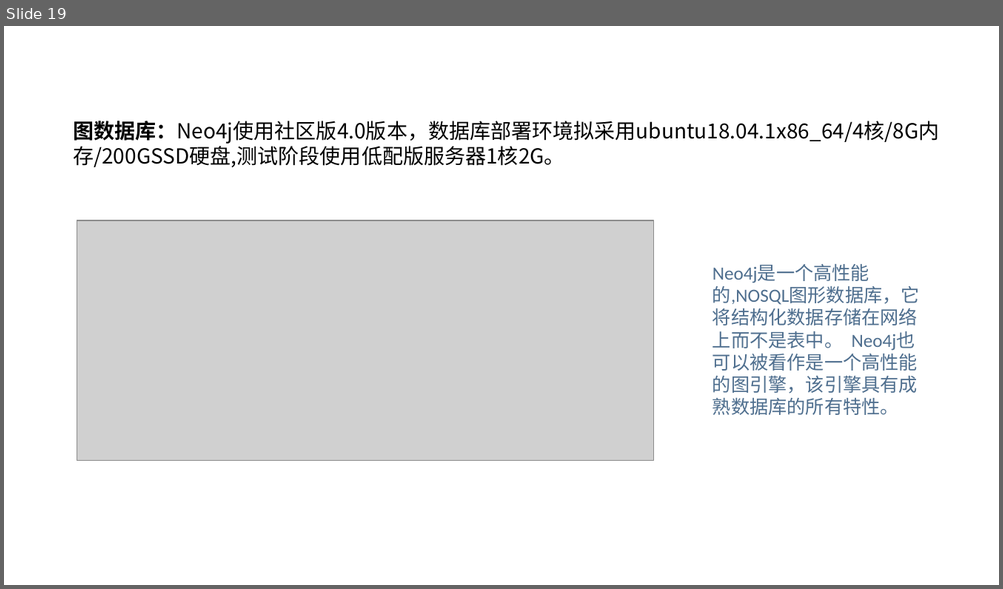
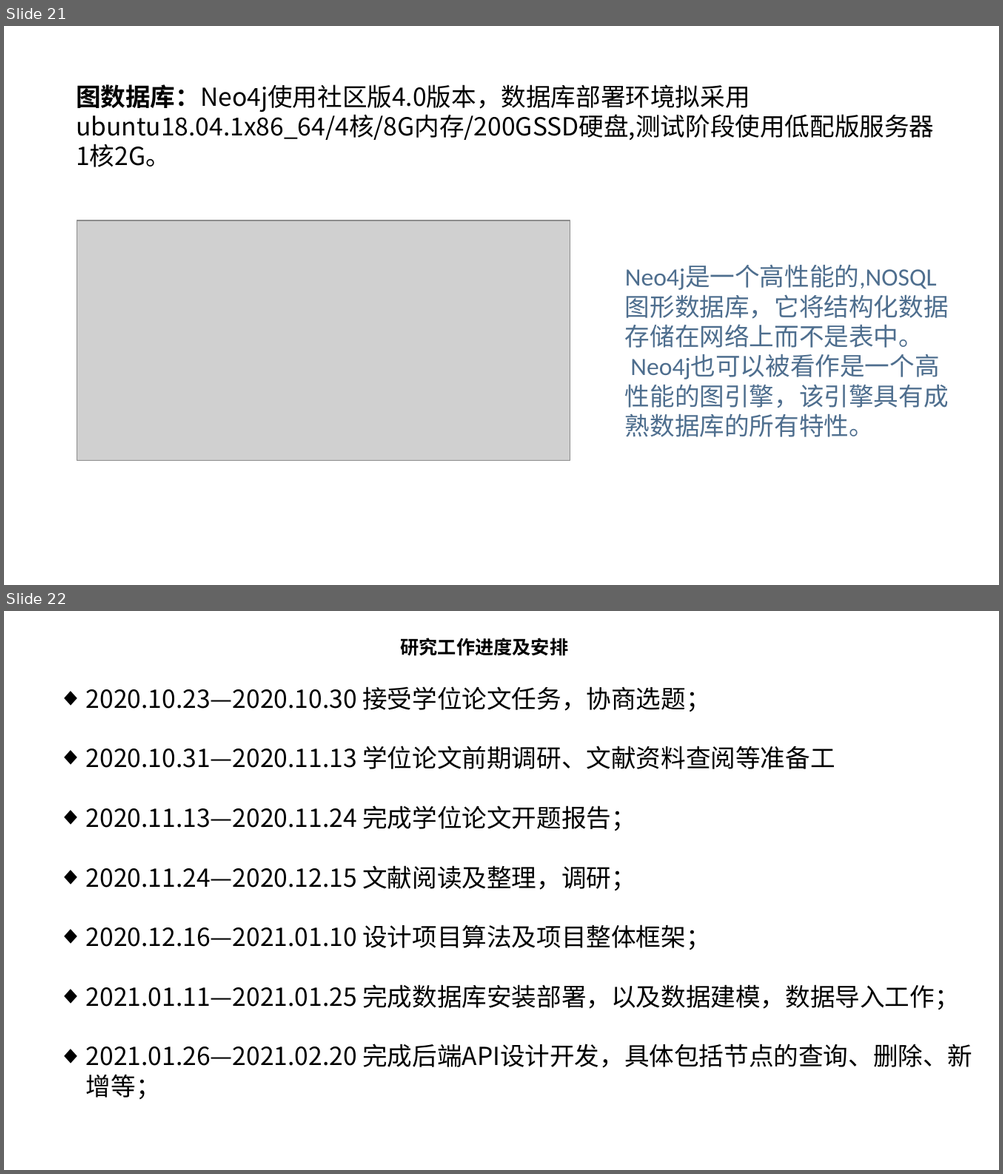
Before and after one commit to chendaye/Interview_xmind, a slide deck: graduate/开题报告-陈小龙.pptx. Shown one above the other, each under a label of ours: slide 19 before the commit, slides 21 and 22 after it. The pictures are 1003x589 and 1003x1174 pixels, drawn with LibreOffice and Linux fonts; fonts in the diff are those of the drawing; grey boxes stand for pictures. Boxes give left, top, right and bottom in pixels: in the first picture for what was removed or moved away, otherwise in the second. Text is boxed around its words. In the diff, an @@ line names an element or a change of style, - is before the commit and + after.

```diff
--- a/graduate/开题报告-陈小龙.pptx
+++ b/graduate/开题报告-陈小龙.pptx
@@ slide 22 added at <box>4,611,999,1170</box>, background #FFFFFF @@
@@ text added at <box>401,638,569,656</box>, 18 pt, text #000000, bold @@
+研究工作进度及安排
@@ text added at <box>86,686,972,1099</box>, 24 pt, text #000000 @@
+◆ 2020.10.23—2020.10.30 接受学位论文任务，协商选题；
+◆ 2020.10.31—2020.11.13 学位论文前期调研、文献资料查阅等准备工
+◆ 2020.11.13—2020.11.24 完成学位论文开题报告；
+◆ 2020.11.24—2020.12.15 文献阅读及整理，调研；
+◆ 2020.12.16—2021.01.10 设计项目算法及项目整体框架；
+◆ 2021.01.11—2021.01.25 完成数据库安装部署，以及数据建模，数据导入工作；
+◆ 2021.01.26—2021.02.20 完成后端API设计开发，具体包括节点的查询、删除、新增等；
@@ what was slide 19 is now slide 21 @@
@@ slide 21 changed as well @@
@@ text "图数据库：Neo4j使用社区版4.0版本，数据库部署环境拟采用ubuntu18.04.1x86_64/4核/8G内存/2 ...": place and size @@
-text "图数据库：Neo4j使用社区版4.0版本，数据库部署环境拟采用ubuntu18.04.1x86_64/4核/8G内存/2 ..." at <box>73,121,939,167</box>
+text "图数据库：Neo4j使用社区版4.0版本，数据库部署环境拟采用ubuntu18.04.1x86_64/4核/8G内存/2 ..." at <box>76,84,933,167</box>
@@ text "图数据库：Neo4j使用社区版4.0版本，数据库部署环境拟采用ubuntu18.04.1x86_64/4核/8G内存/2 ..." at <box>76,84,933,167</box>: size 20 to 24 pt @@
@@ picture: place and size @@
-picture at <box>77,221,654,461</box>
+picture at <box>77,221,570,461</box>
@@ text "Neo4j是一个高性能的,NOSQL图形数据库，它将结构化数据存储在网络上而不是表中。 Neo4j也可以被看作是一个高性 ...": place and size @@
-text "Neo4j是一个高性能的,NOSQL图形数据库，它将结构化数据存储在网络上而不是表中。 Neo4j也可以被看作是一个高性 ..." at <box>712,283,919,415</box>
+text "Neo4j是一个高性能的,NOSQL图形数据库，它将结构化数据存储在网络上而不是表中。 Neo4j也可以被看作是一个高性 ..." at <box>625,266,948,437</box>
@@ text "Neo4j是一个高性能的,NOSQL图形数据库，它将结构化数据存储在网络上而不是表中。 Neo4j也可以被看作是一个高性 ..." at <box>625,266,948,437</box>: size 18 to 24 pt @@
```
Also in this commit, not shown: 11 other slides changed, 8 other slides added, 5 slides removed.
